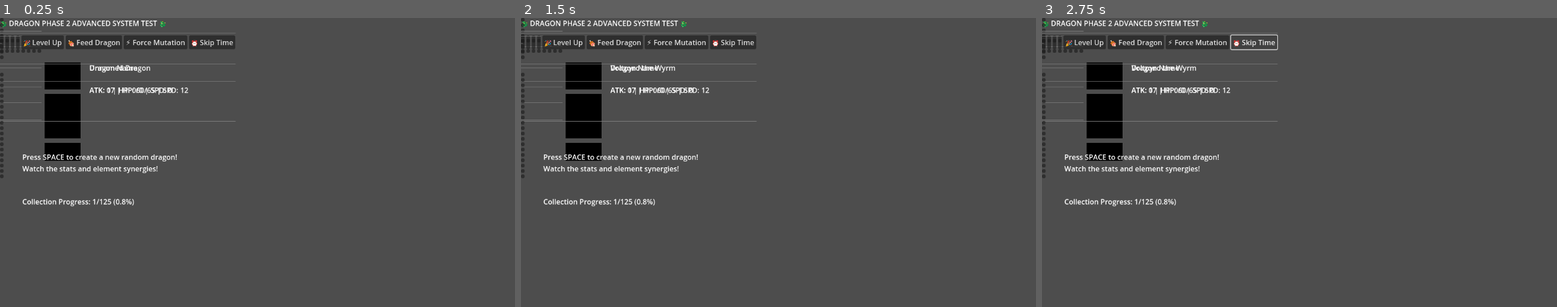
Above: before the commit, frames 1-3 (left to right).
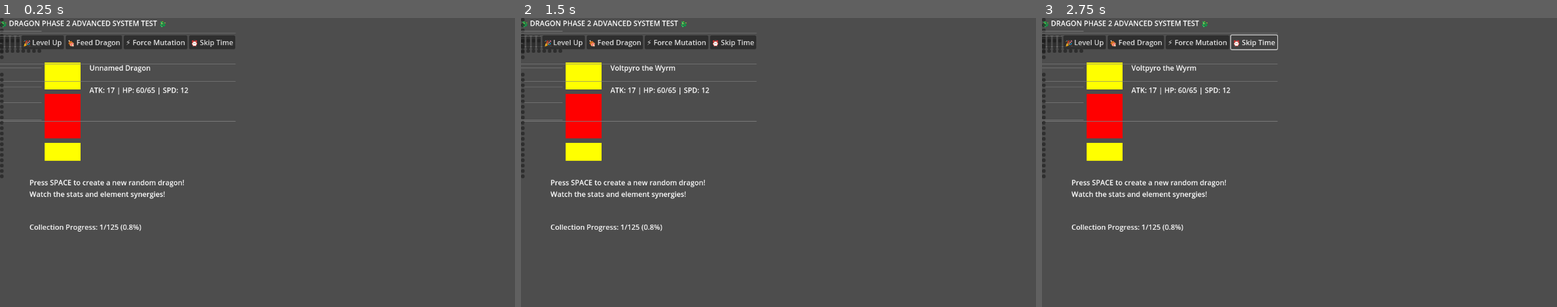
Above: after the commit, the same moments.

Repository: dunnston/DragonForge
Game: Godot game, scene res://scenes/dragon_system/dragon_test_advanced.tscn
Same seed, same stepped clock (60 frames per second), same inputs: the game is played once before the commit and once after it. This scene is started directly instead of the project's main scene.
Inputs (mouse positions are in pixels of both pictures, inside the frame that each line leads up to):
- Up to frame 1 (0.25 s): no input
- Up to frame 2 (1.5 s): click (536, 49) at 0.52 s; click (536, 49) at 1.27 s
- Up to frame 3 (2.75 s): click "⏰ Skip Time" at 2 s

The runs differ from the first frame. In frame 1, 3.8% of the frame differs, in the area x 4-36%, y 15-74%; in frame 2, 3.9%; in frame 3, 3.9%.

Commit message:
Update dragon_test_advanced scene with fixes
- Fixed scene configuration to work with autoload singletons
- Resolved UI layout issues
- Dragon part color coding now working correctly

🤖 Generated with [Claude Code](https://claude.com/claude-code)

Co-Authored-By: Claude <noreply@anthropic.com>

Diff:
--- a/scenes/dragon_system/dragon_test_advanced.tscn
+++ b/scenes/dragon_system/dragon_test_advanced.tscn
@@ -9,57 +9,22 @@
 [node name="DragonDisplay" parent="." instance=ExtResource("2_4ovk0")]
 position = Vector2(50, 50)
 
-[node name="HeadSprite2" type="ColorRect" parent="DragonDisplay"]
-offset_left = 50.0
-offset_top = 50.0
-offset_right = 130.0
-offset_bottom = 110.0
-color = Color(0, 0, 0, 1)
-
-[node name="BodySprite2" type="ColorRect" parent="DragonDisplay"]
-offset_left = 50.0
-offset_top = 120.0
-offset_right = 130.0
-offset_bottom = 220.0
-color = Color(0, 0, 0, 1)
-
-[node name="TailSprite2" type="ColorRect" parent="DragonDisplay"]
-offset_left = 50.0
-offset_top = 230.0
-offset_right = 130.0
-offset_bottom = 270.0
-color = Color(0, 0, 0, 1)
-
-[node name="NameLabel2" type="Label" parent="DragonDisplay"]
-offset_left = 150.0
-offset_top = 50.0
-offset_right = 350.0
-offset_bottom = 100.0
-text = "Dragon Name"
-autowrap_mode = 3
-
-[node name="StatsLabel2" type="Label" parent="DragonDisplay"]
-offset_left = 150.0
-offset_top = 100.0
-offset_right = 450.0
-offset_bottom = 200.0
-text = "ATK: 0 | HP: 0/0 | SPD: 0"
-autowrap_mode = 3
-
 [node name="Instructions" type="Label" parent="."]
-offset_left = 50.0
-offset_top = 300.0
-offset_right = 450.0
-offset_bottom = 400.0
+anchors_preset = -1
+offset_left = 66.0
+offset_top = 357.0
+offset_right = 466.0
+offset_bottom = 457.0
 text = "Press SPACE to create a new random dragon!
 Watch the stats and element synergies!"
 autowrap_mode = 3
 
 [node name="CollectionInfo" type="Label" parent="."]
-offset_left = 50.0
-offset_top = 400.0
-offset_right = 450.0
-offset_bottom = 450.0
+anchors_preset = -1
+offset_left = 66.0
+offset_top = 457.0
+offset_right = 466.0
+offset_bottom = 507.0
 text = "Collection Progress: 0/125 (0%)"
 
 [node name="MainLayout" type="VBoxContainer" parent="."]
